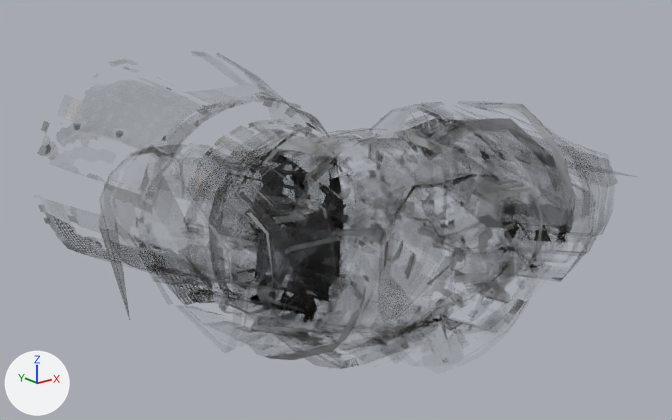
Two versions of the glTF model assets/modeles/armures/sol/cuirasse_fer.glb, one commit apart.
Before and after are seen from a 50 mm camera at (-0.966, -1.146, 0.725) aimed at (0.063, 0.14, 0.21). Lighting does not change. The marker at lower left points along +X, +Y and +Z. The picture after the commit comes second. Vertices at exactly the same position are counted once.

Objects in the first picture: 'cuirasse_fer.001'.
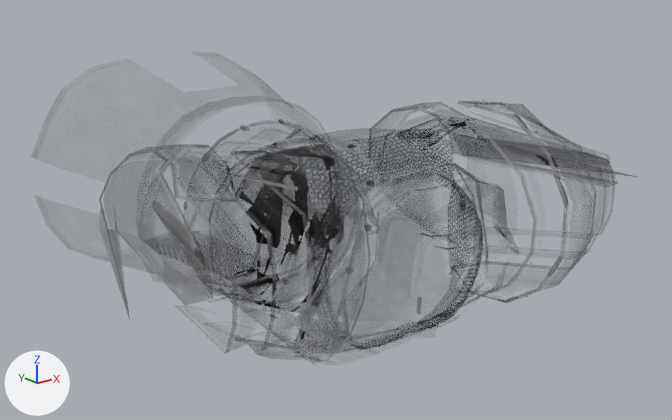
The newer file is also turned or shifted as a whole; pictures and numbers use the older file's frame.

Location of each change, [x1, y1, x2, y2] in pixels of the pictures (672 x 420 px):
'cuirasse_fer.001', reshaped (7% shorter)
    before: [38, 85, 613, 369]
    after: [99, 101, 641, 366]
part 1 of me_cuirasse_fer_002, rebuilt
    before: [255, 180, 563, 342]
    after: [341, 163, 488, 345]
part 2 of me_cuirasse_fer_002, rebuilt
    before: [285, 174, 540, 347]
    after: [342, 177, 506, 341]
part 3 of me_cuirasse_fer_002, deleted
    before: [193, 130, 572, 363]
part 4 of me_cuirasse_fer_002, reshaped
    before: [293, 129, 515, 349]
    after: [100, 107, 538, 354]
part 5 of me_cuirasse_fer_002, surface changed
    before: [38, 87, 611, 369]
    after: [99, 101, 631, 366]

The edits, one by one:
me_cuirasse_fer_002 is used by ob_cuirasse_fer_001; location (0.0, 0.0, 0.0).
me_cuirasse_fer_002 had 2621 vertices, 3376 faces and spanned x -0.521..0.515, y -0.297..0.693, z 0.0..0.446.
me_cuirasse_fer_002 now has 2183 vertices, 3232 faces and spans x -0.521..0.515, y -0.297..0.693, z 0.0..0.446.
me_cuirasse_fer_002 part 1: the loose piece of 99 vertices spanning x -0.294..0.278, y -0.291..-0.089, z 0.06..0.385 is rebuilt with 84 vertices and now spans x -0.171..0.165, y -0.204..-0.115, z 0.066..0.361, in mat_fer.
me_cuirasse_fer_002 part 2: the loose piece of 26 vertices spanning x -0.245..0.251, y -0.29..-0.093, z 0.063..0.381 is rebuilt with 113 vertices and now spans x -0.186..0.18, y -0.245..-0.149, z 0.102..0.346, in mat_fer.
me_cuirasse_fer_002 part 3: 146 loose pieces with 694 vertices, spanning x -0.47..0.431, y -0.287..0.282, z 0.014..0.43, are deleted.
me_cuirasse_fer_002 part 4: 70 vertices moved from x -0.222..0.216, y -0.178..-0.047, z 0.037..0.396 to x -0.179..0.173, y -0.133..-0.048, z 0.034..0.395; 84 vertices removed from x -0.182..0.293, y -0.234..-0.067, z 0.15..0.391; 256 vertices added at x -0.393..0.306, y -0.242..0.283, z 0.028..0.402.
me_cuirasse_fer_002 part 5: 2583 kept faces spanning x -0.521..0.515, y -0.297..0.693, z 0.0..0.446 get new texture (UV) coordinates.
Other edits to the shape of me_cuirasse_fer_002 do not show in these pictures.
me_cuirasse_fer_002 no longer uses material mat_fourrure.
